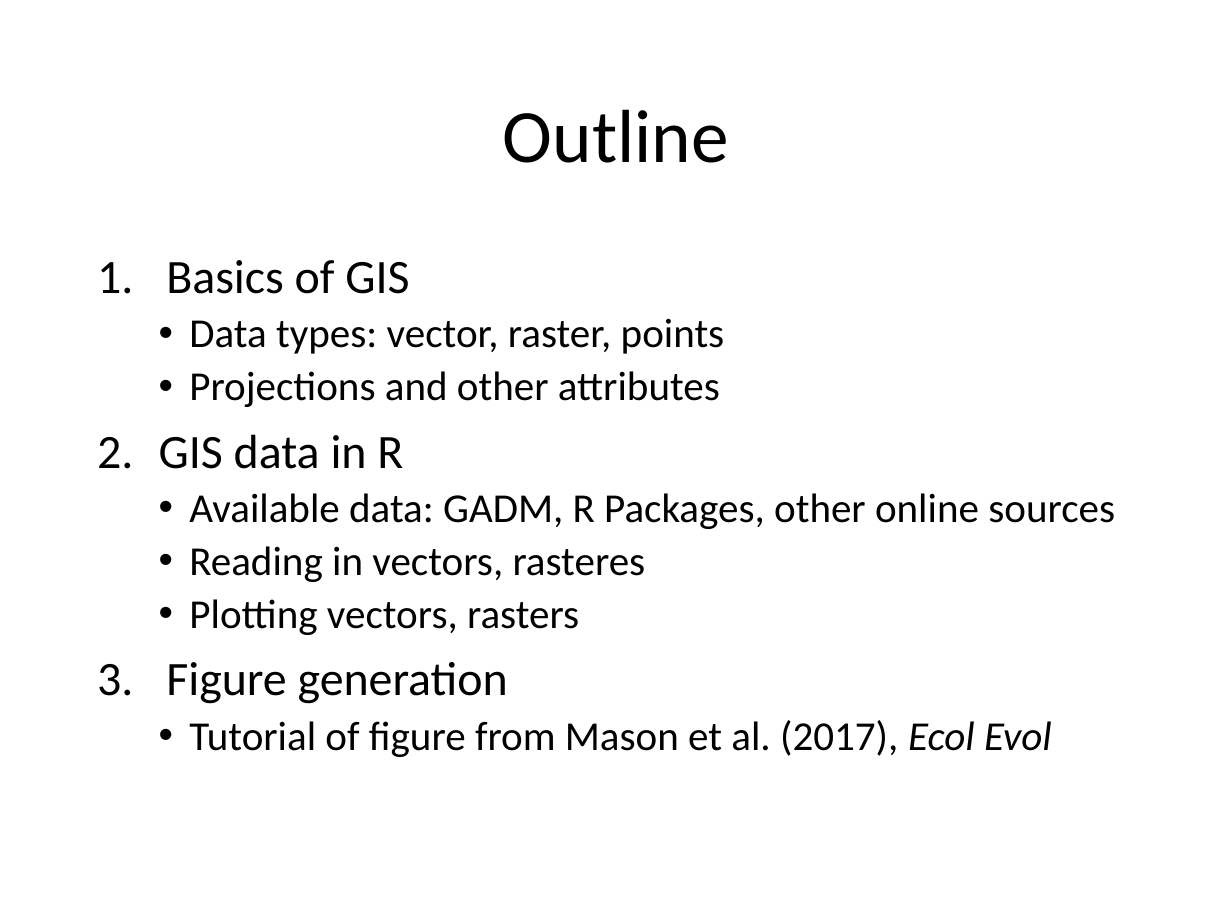
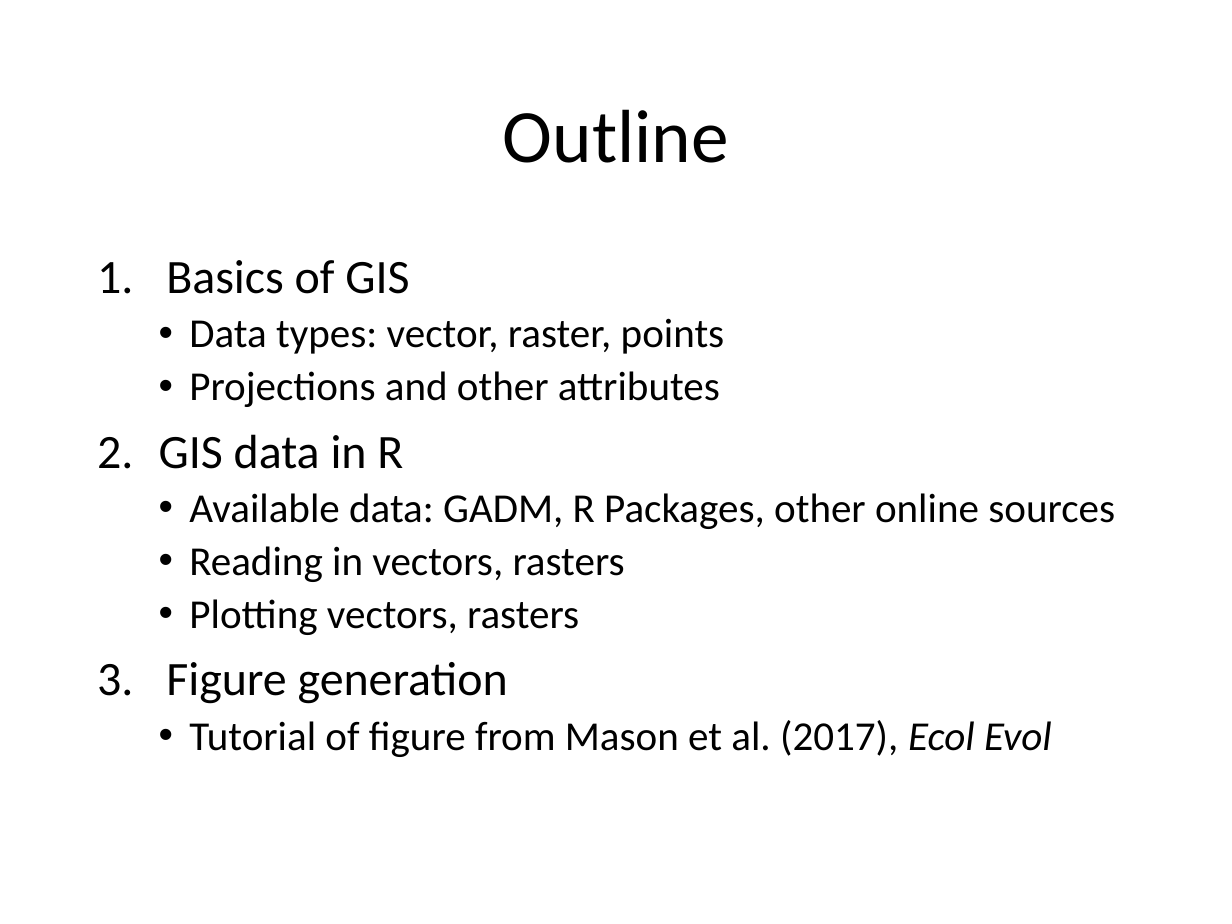
Before and after one commit to nicholasmason/MVZ_GISinRWorkshop, a slide deck: slide 4 of MVZGISinRWorkshop_v1.pptx. Drawn at 1232x924 pixels with LibreOffice and Linux fonts; fonts in the diff are those of the drawing. Boxes give left, top, right and bottom in pixels: in the first picture for what was removed or moved away, otherwise in the second. Text is boxed around its words. In the diff, an @@ line names an element or a change of style, - is before the commit and + after.

```diff
--- a/MVZGISinRWorkshop_v1.pptx
+++ b/MVZGISinRWorkshop_v1.pptx
@@ text at [189,546,625,582]: text changed @@
-  • Reading in vectors, rasteres
+  • Reading in vectors, rasters
```
Also in this commit, not shown: 2 other slides changed, 5 slides added, 13 other files.
